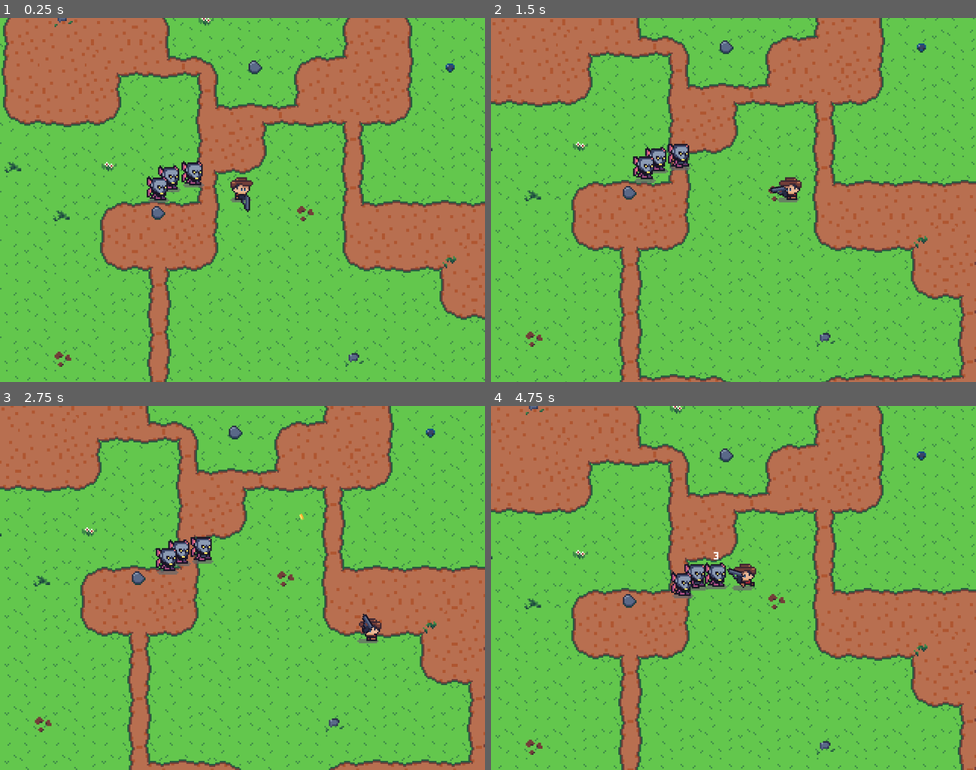
Above: before the commit, frames 1-4 (two rows, left to right).
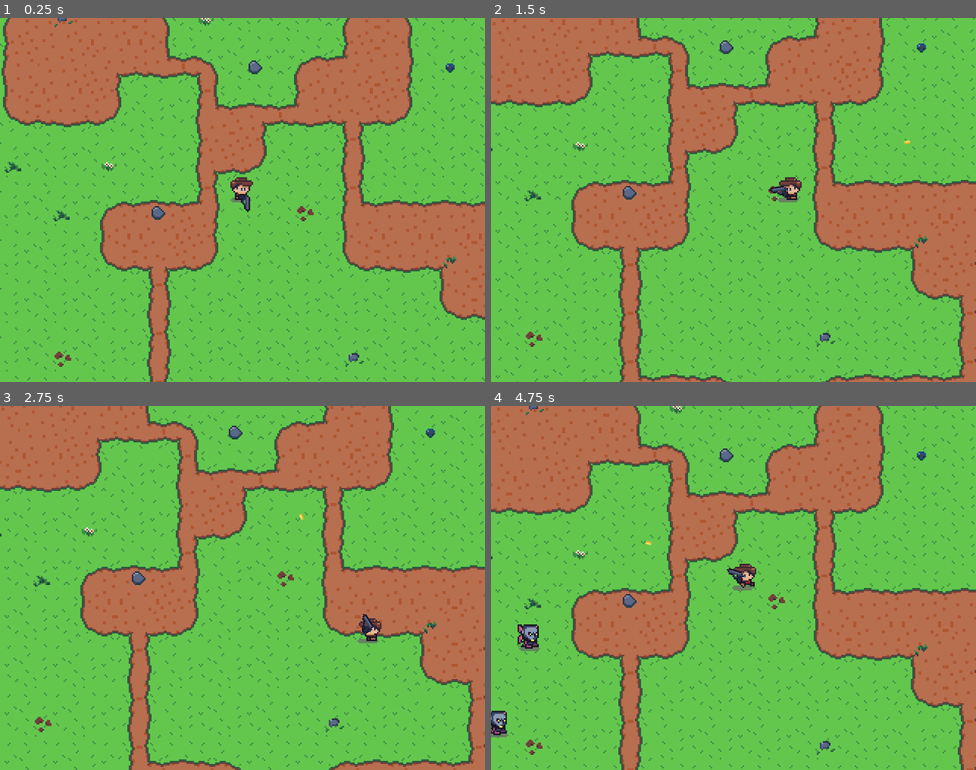
Above: after the commit, the same moments.

Repository: alstonStone/Godot_401
Game: Godot game, scene res://scenes/world/world.tscn
Same seed, same stepped clock (60 frames per second), same inputs: the game is played once before the commit and once after it.
Inputs (mouse positions are in pixels of both pictures, inside the frame that each line leads up to):
- Up to frame 1 (0.25 s): no input
- Up to frame 2 (1.5 s): move the mouse to (840, 181) at 0.52 s; hold D (move_right) 0.53-1.28 s; move the mouse to (636, 218) at 1.27 s; hold S (move_down) from 1.28 s (still down)
- Up to frame 3 (2.75 s): move the mouse to (291, 507) at 2.02 s; release S (move_down) at 2.03 s; hold D (move_right) from 2.03 s (still down)
- Up to frame 4 (4.75 s): move the mouse to (709, 660) at 2.77 s; release D (move_right) at 2.78 s; hold W (move_up) 2.78-3.53 s; move the mouse to (879, 642) at 3.52 s; hold A (move_left) from 3.53 s (still down); move the mouse to (588, 533) at 4.27 s

The runs differ from the first frame. In frame 1, 0.8% of the frame differs, in the area x 30-43%, y 39-51%; in frame 2, 0.8%; in frame 3, 0.8%; in frame 4, 1.4%, in the area x 0-49%, y 37-91%.

Commit message:
EP 4/8 - Complete

Diff:
--- a/swarmed/scenes/enemy/enemy.gd
+++ b/swarmed/scenes/enemy/enemy.gd
@@ -19,7 +19,7 @@
 
 
 @export var player: Player = null
-@export var speed: float = 500.0
+@export var speed: float = 1000.0
 @export var max_health := 15
 
 
--- a/swarmed/scenes/player/player.gd
+++ b/swarmed/scenes/player/player.gd
@@ -11,9 +11,9 @@
 @onready var attack_timer: Timer = $AttackTimer
 
 var speed: int = 4000
-@export var fire_rate := 2.0 #shots per second
+@export var fire_rate := 4.0 #shots per second
 @export var damage_min := 3
-@export var damage_max := 5
+@export var damage_max := 8
 
 
 
@@ -47,3 +47,8 @@
 	weapon.shoot()
 	var damage := randi_range(damage_min,damage_max)
 	shot_fired.emit(gun_tip.global_position, gun_tip.global_rotation,damage)
+
+
+func get_random_spawn_position() -> Vector2:
+	var random_angle := randf_range(0, TAU)
+	return position + Vector2.from_angle(random_angle) * 250
--- a/swarmed/scenes/player/player.tscn
+++ b/swarmed/scenes/player/player.tscn
@@ -117,6 +117,7 @@
 position = Vector2(12, -4)
 
 [node name="AttackTimer" type="Timer" parent="." unique_id=1633659319]
+wait_time = 5.0
 autostart = true
 
 [node name="Camera2D" type="Camera2D" parent="." unique_id=98600170]
--- a/swarmed/scenes/world/world.gd
+++ b/swarmed/scenes/world/world.gd
@@ -3,8 +3,27 @@
 
 
 const BULLET := preload("res://scenes/bullet/bullet.tscn")
-const DAMAGE_LABEL_INDICATOR = preload("res://scenes/damage_label_indicator/damage_label_indicator.tscn")
-const EXPLOSION = preload("res://scenes/explosion/explosion.tscn")
+const DAMAGE_LABEL_INDICATOR := preload("res://scenes/damage_label_indicator/damage_label_indicator.tscn")
+const EXPLOSION := preload("res://scenes/explosion/explosion.tscn")
+const ENEMY := preload("res://scenes/enemy/enemy.tscn")
+
+@onready var player: Player = $Player
+
+
+func _ready() -> void:
+	spawn_enemies()
+	pass
+
+
+func spawn_enemies() -> void:
+	for i: int in 3:
+		var new_enemy := ENEMY.instantiate() as Enemy
+		new_enemy.hit.connect(_on_enemy_hit)
+		new_enemy.explode.connect(_on_enemy_explode)
+		new_enemy.player = player
+		new_enemy.global_position = player.get_random_spawn_position()
+		add_child(new_enemy)
+
 
 
 func _on_player_shot_fired(global_position: Vector2, global_rotation: float, damage: int) -> void:
@@ -23,7 +42,7 @@
 
 
 func _on_enemy_explode(global_position: Vector2, amount: int) -> void:
-	var new_explosion = EXPLOSION.instantiate() as Explosion
+	var new_explosion := EXPLOSION.instantiate() as Explosion
 	new_explosion.set_splash_damage(amount)
 	new_explosion.global_position = global_position
 	#add_child(new_explosion)
--- a/swarmed/scenes/world/world.tscn
+++ b/swarmed/scenes/world/world.tscn
@@ -3,7 +3,6 @@
 [ext_resource type="Script" uid="uid://dqhlkss18rwai" path="res://scenes/world/world.gd" id="1_1fp7r"]
 [ext_resource type="Texture2D" uid="uid://r8c1mr31dunb" path="res://assets/textures/backgrounds/map-background.png" id="1_dphjl"]
 [ext_resource type="PackedScene" uid="uid://c6wadhpdu25p3" path="res://scenes/player/player.tscn" id="2_sl2e5"]
-[ext_resource type="PackedScene" uid="uid://dl7nv6iulnkd8" path="res://scenes/enemy/enemy.tscn" id="4_6m72w"]
 
 [sub_resource type="RectangleShape2D" id="RectangleShape2D_neqkb"]
 size = Vector2(20, 270)
@@ -60,22 +59,9 @@
 position = Vector2(170, -10)
 shape = SubResource("RectangleShape2D_7pehq")
 
-[node name="Enemy" parent="." unique_id=1479622231 node_paths=PackedStringArray("player") instance=ExtResource("4_6m72w")]
-position = Vector2(127, 126)
-player = NodePath("../Player")
-
-[node name="Enemy2" parent="." unique_id=522885327 node_paths=PackedStringArray("player") instance=ExtResource("4_6m72w")]
-position = Vector2(123, 127)
-player = NodePath("../Player")
-
-[node name="Enemy3" parent="." unique_id=1217262716 node_paths=PackedStringArray("player") instance=ExtResource("4_6m72w")]
-position = Vector2(110, 135)
-player = NodePath("../Player")
+[node name="SpawnTimer" type="Timer" parent="." unique_id=1274309921]
+wait_time = 3.0
+autostart = true
 
 [connection signal="shot_fired" from="Player" to="." method="_on_player_shot_fired"]
-[connection signal="explode" from="Enemy" to="." method="_on_enemy_explode"]
-[connection signal="hit" from="Enemy" to="." method="_on_enemy_hit"]
-[connection signal="explode" from="Enemy2" to="." method="_on_enemy_explode"]
-[connection signal="hit" from="Enemy2" to="." method="_on_enemy_hit"]
-[connection signal="explode" from="Enemy3" to="." method="_on_enemy_explode"]
-[connection signal="hit" from="Enemy3" to="." method="_on_enemy_hit"]
+[connection signal="timeout" from="SpawnTimer" to="." method="spawn_enemies"]
